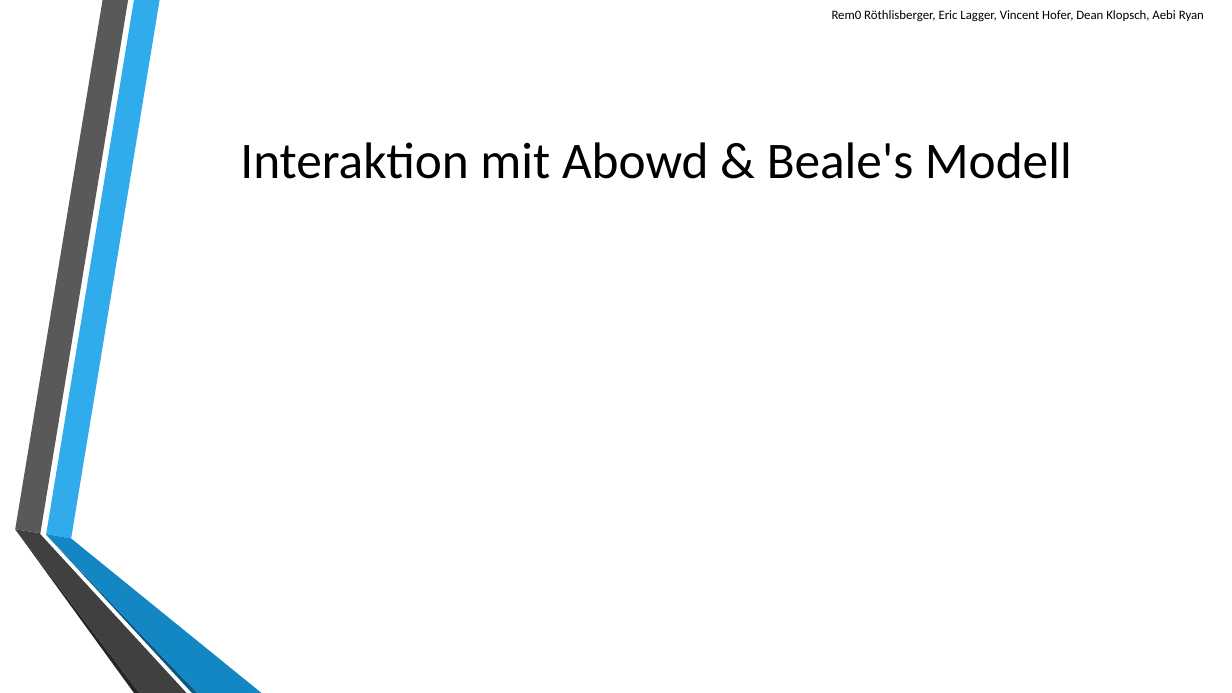
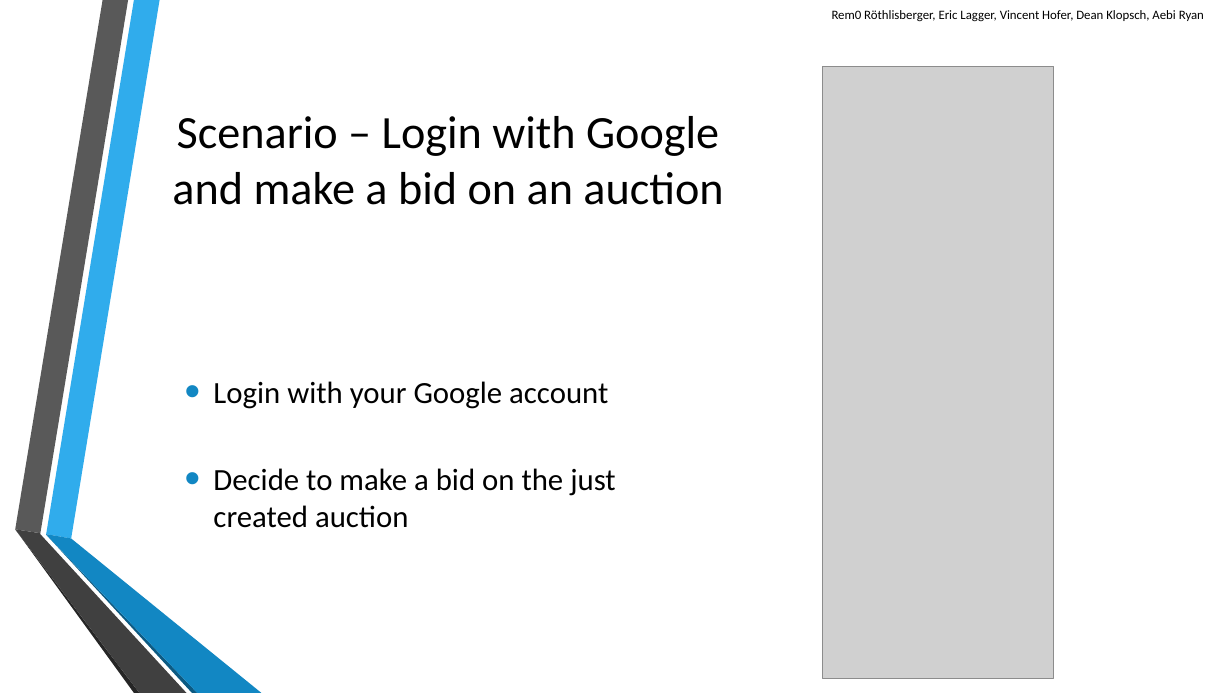
Before and after one commit to scg-unibe-ch/ese2016-team8, a slide deck: slide 7 of baseProject/presentation/Presentation-Team8.pptx (slide 5 before the commit). Drawn at 1232x693 pixels with LibreOffice and Linux fonts; fonts in the diff are those of the drawing; grey boxes stand for pictures; background and template pictures are left out. Boxes give left, top, right and bottom in pixels: in the first picture for what was removed or moved away, otherwise in the second. Text is boxed around its words. In the diff, an @@ line names an element or a change of style, - is before the commit and + after.

```diff
--- a/baseProject/presentation/Presentation-Team8.pptx
+++ b/baseProject/presentation/Presentation-Team8.pptx
@@ picture added at [823,67,1055,679] @@
@@ title at [172,116,723,205]: text changed; size 40 to 36 pt @@
-Interaktion mit Abowd & Beale's Modell
+Scenario – Login with Google and make a bid on an auction
@@ text added at [213,381,616,528], 24 pt, text #000000 @@
+• Login with your Google account
+• Decide to make a bid on the just created auction
```
Also in this commit, not shown: 5 other slides changed, 2 slides added, 1 slide removed, 6 other files.
